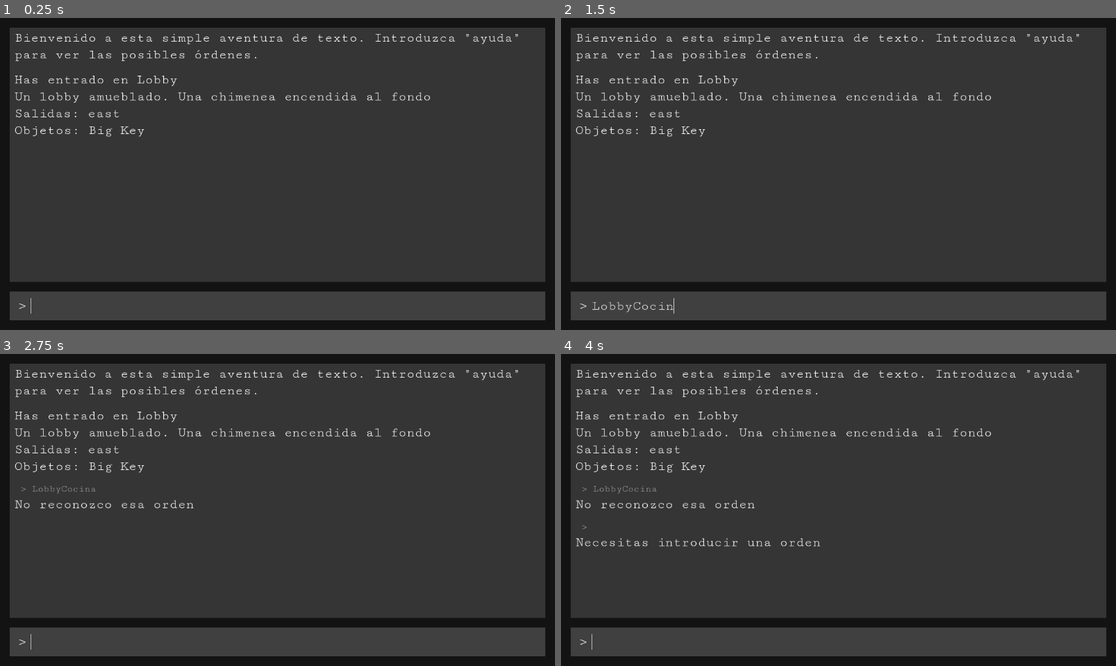
Above: before the commit, frames 1-4 (two rows, left to right).
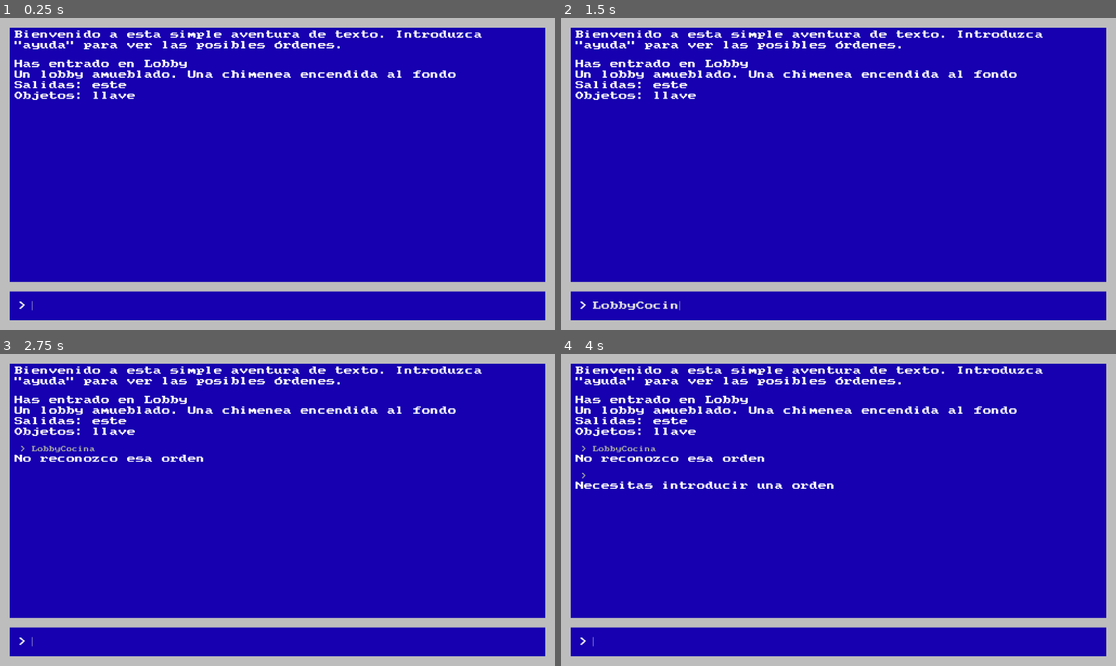
Above: after the commit, the same moments.

Repository: edwardc91/text_adventure_tutorial
Game: Godot game, scene res://main.tscn
The game is run twice, just before and just after one commit, with the same random seed, the same clock (stepped at 60 frames per second) and the same inputs.
Inputs (mouse positions are in pixels of both pictures, inside the frame that each line leads up to):
- Up to frame 1 (0.25 s): no input
- Up to frame 2 (1.5 s): click (849, 305) at 0.52 s; type "Lobby" at 0.6 s; type "Cocina" at 1.25 s
- Up to frame 3 (2.75 s): tap Enter at 2 s
- Up to frame 4 (4 s): tap Space at 2.75 s; tap Enter at 3.5 s

The runs differ from the first frame. In frame 1, 100% of the frame differs, in the area x 0-100%, y 0-100%; in frame 2, 100%; in frame 3, 100%; in frame 4, 100%.

Commit message:
Added player, inventory, commands to take and drop items

Diff:
--- /dev/null
+++ b/components/player/Player.gd
@@ -0,0 +1,25 @@
+class_name Player
+extends Node
+
+var inventory: Array[Item] = []
+
+
+func take_item(item: Item) -> void:
+	inventory.append(item)
+
+
+func drop_item(item: Item) -> void:
+	inventory.erase(item)
+
+
+func get_inventory_items_name() -> Array:
+	return inventory.map(func(item: Item): return item.name)
+
+
+func get_inventory_items() -> String:
+	return (
+		"""Inventario:
+	%s
+	"""
+		% "\n".join(PackedStringArray(get_inventory_items_name()))
+	).trim_suffix("\n")
--- a/components/ui/player_input.tscn
+++ b/components/ui/player_input.tscn
@@ -1,11 +1,11 @@
 [gd_scene load_steps=2 format=3 uid="uid://7go460m6n6qq"]
 
-[ext_resource type="FontFile" uid="uid://djlirv204gvvk" path="res://assets/fonts/CutiveMono-Regular.ttf" id="1_ptjbu"]
+[ext_resource type="FontFile" uid="uid://b3oer5hyf1nmw" path="res://assets/fonts/Mx437_EpsonMGA.ttf" id="1_6ax2h"]
 
 [node name="PlayerInput" type="Label"]
 custom_minimum_size = Vector2(400, 0)
 theme_override_colors/font_color = Color(0.65098, 0.65098, 0.65098, 1)
-theme_override_fonts/font = ExtResource("1_ptjbu")
-theme_override_font_sizes/font_size = 20
+theme_override_fonts/font = ExtResource("1_6ax2h")
+theme_override_font_sizes/font_size = 12
 text = "> player input"
 autowrap_mode = 3
--- a/components/ui/response.tscn
+++ b/components/ui/response.tscn
@@ -1,10 +1,10 @@
 [gd_scene load_steps=2 format=3 uid="uid://cv1inpyynerli"]
 
-[ext_resource type="FontFile" uid="uid://djlirv204gvvk" path="res://assets/fonts/CutiveMono-Regular.ttf" id="1_jfljj"]
+[ext_resource type="FontFile" uid="uid://b3oer5hyf1nmw" path="res://assets/fonts/Mx437_EpsonMGA.ttf" id="1_6bf50"]
 
 [node name="Response" type="Label"]
 custom_minimum_size = Vector2(400, 0)
-theme_override_fonts/font = ExtResource("1_jfljj")
-theme_override_font_sizes/font_size = 28
+theme_override_fonts/font = ExtResource("1_6bf50")
+theme_override_font_sizes/font_size = 18
 text = "Game response here"
 autowrap_mode = 3
--- a/components/world_areas/world_area.gd
+++ b/components/world_areas/world_area.gd
@@ -17,6 +17,28 @@
 func _ready() -> void:
 	_name_label.text = area_name
 	_description_label.text = description
+
+
+func parse_direction(direction: String) -> String:
+	match direction:
+		"norte":
+			return "north"
+		"north":
+			return "norte"
+		"sur":
+			return "south"
+		"south":
+			return "sur"
+		"este":
+			return "east"
+		"east":
+			return "este"
+		"oeste":
+			return "west"
+		"west":
+			return "oeste"
+		_:
+			return ""
 
 
 func connect_exit(direction: String, area: WorldArea) -> void:
@@ -39,6 +61,10 @@
 	area_items.append(item)
 
 
+func remove_area_item(item: Item) -> void:
+	area_items.erase(item)
+
+
 func get_area_items() -> String:
 	var items_names = area_items.map(func(item: Item): return item.name)
 
@@ -53,7 +79,7 @@
 
 
 func get_area_exits() -> String:
-	var exits = PackedStringArray(area_exits.keys())
+	var exits = PackedStringArray(area_exits.keys().map(parse_direction))
 	var exits_string = exits if len(exits) > 0 else PackedStringArray(["No hay salida ups"])
 	return " ".join(exits_string)
 
--- a/main.gd
+++ b/main.gd
@@ -5,6 +5,7 @@
 @export var response_scene: PackedScene = preload("res://components/ui/response.tscn")
 @export var input_response_scene: PackedScene = preload("res://components/ui/input_response.tscn")
 
+@onready var _player: Node = %Player
 @onready var _command_processor: Node = %CommandProcessor
 @onready var _area_manager: Node = %AreaManager
 @onready var _history_rows: VBoxContainer = %HistoryRows
@@ -36,7 +37,7 @@
 	create_response(
 		'Bienvenido a esta simple aventura de texto. Introduzca "ayuda" para ver las posibles órdenes.'
 	)
-	create_response(_command_processor.initialize(_area_manager.get_child(0)))
+	create_response(_command_processor.initialize(_player, _area_manager.get_child(0)))
 
 
 func _on_command_process_response_added(response_text: String) -> void:
--- a/main.tscn
+++ b/main.tscn
@@ -1,20 +1,21 @@
-[gd_scene load_steps=12 format=3 uid="uid://dickmj7cq3d68"]
+[gd_scene load_steps=13 format=3 uid="uid://dickmj7cq3d68"]
 
 [ext_resource type="Script" path="res://main.gd" id="1_3ltkm"]
-[ext_resource type="FontFile" uid="uid://djlirv204gvvk" path="res://assets/fonts/CutiveMono-Regular.ttf" id="1_gm0px"]
+[ext_resource type="Script" path="res://components/player/Player.gd" id="2_17s4e"]
 [ext_resource type="Script" path="res://scripts/CommandProcessor.gd" id="2_pegya"]
 [ext_resource type="PackedScene" uid="uid://beprbnjjk5egq" path="res://components/world_areas/world_area.tscn" id="3_chts5"]
 [ext_resource type="Script" path="res://scripts/AreaManager.gd" id="3_ilbdm"]
 [ext_resource type="Script" path="res://components/ui/Input.gd" id="3_vm72w"]
+[ext_resource type="FontFile" uid="uid://b3oer5hyf1nmw" path="res://assets/fonts/Mx437_EpsonMGA.ttf" id="6_nbsun"]
 
 [sub_resource type="StyleBoxFlat" id="StyleBoxFlat_ocxkw"]
-bg_color = Color(0.0745098, 0.0745098, 0.0745098, 1)
+bg_color = Color(0.741176, 0.741176, 0.741176, 1)
 
 [sub_resource type="StyleBoxFlat" id="StyleBoxFlat_8ewju"]
-bg_color = Color(0.207843, 0.207843, 0.207843, 1)
+bg_color = Color(0.0862745, 0, 0.686275, 1)
 
 [sub_resource type="StyleBoxFlat" id="StyleBoxFlat_67pt8"]
-bg_color = Color(0.25098, 0.25098, 0.25098, 1)
+bg_color = Color(0.0862745, 0, 0.686275, 1)
 
 [sub_resource type="StyleBoxEmpty" id="StyleBoxEmpty_m5a35"]
 
@@ -28,6 +29,10 @@
 grow_horizontal = 2
 grow_vertical = 2
 script = ExtResource("1_3ltkm")
+
+[node name="Player" type="Node" parent="."]
+unique_name_in_owner = true
+script = ExtResource("2_17s4e")
 
 [node name="CommandProcessor" type="Node" parent="."]
 unique_name_in_owner = true
@@ -108,15 +113,15 @@
 
 [node name="Caret" type="Label" parent="GameUserInterface/MarginContainer/Rows/InputArea/Columns"]
 layout_mode = 2
-theme_override_fonts/font = ExtResource("1_gm0px")
-theme_override_font_sizes/font_size = 28
+theme_override_fonts/font = ExtResource("6_nbsun")
+theme_override_font_sizes/font_size = 18
 text = " >"
 
 [node name="Input" type="LineEdit" parent="GameUserInterface/MarginContainer/Rows/InputArea/Columns"]
 layout_mode = 2
 size_flags_horizontal = 3
-theme_override_fonts/font = ExtResource("1_gm0px")
-theme_override_font_sizes/font_size = 28
+theme_override_fonts/font = ExtResource("6_nbsun")
+theme_override_font_sizes/font_size = 18
 theme_override_styles/normal = SubResource("StyleBoxEmpty_m5a35")
 theme_override_styles/focus = SubResource("StyleBoxEmpty_ch1s8")
 max_length = 48
--- a/scripts/AreaManager.gd
+++ b/scripts/AreaManager.gd
@@ -4,6 +4,6 @@
 
 func create_world() -> void:
 	var key = Item.new()
-	key.initialize("Big Key", Types.ItemType.EVENT)
+	key.initialize("llave", Types.ItemType.EVENT)
 	$Lobby.connect_exit("east", $Kitchen)
 	$Lobby.add_area_item(key)
--- a/scripts/CommandProcessor.gd
+++ b/scripts/CommandProcessor.gd
@@ -2,8 +2,11 @@
 
 var _current_area: WorldArea = null
 
+var _player: Player
 
-func initialize(starting_area: WorldArea) -> String:
+
+func initialize(player: Player, starting_area: WorldArea) -> String:
+	_player = player
 	return change_area(starting_area)
 
 
@@ -11,12 +14,20 @@
 	match direction:
 		"norte":
 			return "north"
+		"north":
+			return "norte"
 		"sur":
 			return "south"
+		"south":
+			return "sur"
 		"este":
 			return "east"
+		"east":
+			return "este"
 		"oeste":
 			return "west"
+		"west":
+			return "oeste"
 		_:
 			return ""
 
@@ -38,6 +49,14 @@
 			return go(second_word)
 		"ayuda":
 			return help()
+		"tomar":
+			return take(second_word)
+		"soltar":
+			return drop(second_word)
+		"inventario":
+			return inventory()
+		"inv":
+			return inventory()
 		_:
 			return "No reconozco esa orden"
 
@@ -61,6 +80,41 @@
 	return "No hay salida hacia el %s" % direction
 
 
+func take(item_name: String) -> String:
+	item_name = item_name.to_lower()
+	if item_name == "":
+		return "¿Que deseas agarrar?"
+
+	for area_item: Item in _current_area.area_items:
+		if area_item.name.to_lower() == item_name:
+			_player.take_item(area_item)
+			_current_area.remove_area_item(area_item)
+			return "Has agarrado el objeto %s" % item_name
+
+	return "No se ha encontrado el objeto %s" % item_name
+
+
+func drop(item_name: String) -> String:
+	item_name = item_name.to_lower()
+	if item_name == "":
+		return "¿Que deseas soltar?"
+
+	for player_item: Item in _player.inventory:
+		if player_item.name.to_lower() == item_name:
+			_current_area.add_area_item(player_item)
+			_player.drop_item(player_item)
+			return "Has soltado el objeto %s" % item_name
+
+	return "No tienes el objeto %s" % item_name
+
+
+func inventory() -> String:
+	if len(_player.inventory) == 0:
+		return "No tienes objetos en el inventario"
+
+	return _player.get_inventory_items()
+
+
 func help() -> String:
 	return "Puedes usar estas órdenes: ir [dirección]"
 
Binary file added: assets/fonts/Mx437_EpsonMGA.ttf
Not shown, added: assets/fonts/Mx437_EpsonMGA.ttf.import
